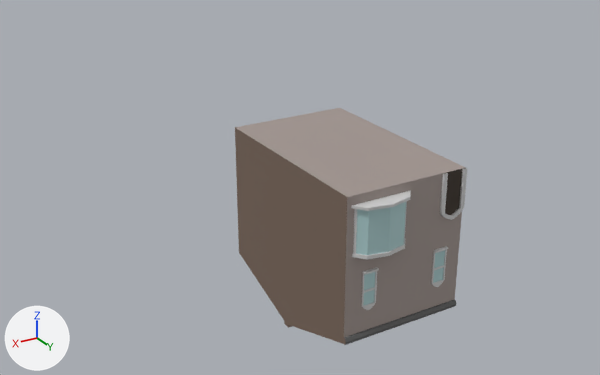
What one commit did to the OBJ model Resources/Townhouse.obj.
Camera for both pictures: a camera (50 mm lens) standing at (5.54, 3.82, 4.52) and looking at (0.44, -4.68, 0.27). Lighting does not change. The marker at lower left points along +X, +Y and +Z. Where no turn or scale is listed for an object, it has been applied to the vertices.

Names of what the first picture shows: 'Townhouse'.
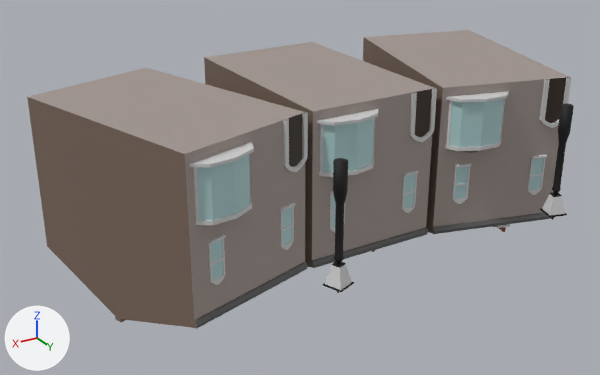
Pixel boxes (x1, y1, x2, y2) of what changed, in the pictures (600 x 375 px; the box of a moved part takes in the faces that stretch with it):
'Townhouse', reshaped (135% wider, 26% taller)
    before: (235, 108, 467, 345)
    after: (27, 30, 574, 329)
part 1 of me_townhouse, moved or reshaped
    before: (235, 108, 466, 345)
    after: (363, 30, 570, 234)
part 2 of me_townhouse, moved or reshaped
    before: (351, 190, 411, 260)
    after: (445, 91, 509, 153)
part 3 of me_townhouse, moved or reshaped
    before: (431, 246, 448, 287)
    after: (528, 155, 547, 195)
part 4 of me_townhouse, moved or reshaped
    before: (440, 168, 467, 220)
    after: (540, 77, 571, 128)
part 5 of me_townhouse, added
    after: (204, 42, 435, 268)
part 6 of me_townhouse, added
    after: (317, 109, 378, 177)
part 7 of me_townhouse, added
    after: (402, 170, 419, 213)
part 8 of me_townhouse, added
    after: (330, 191, 345, 232)
part 9 of me_townhouse, added
    after: (409, 88, 437, 142)
part 10 of me_townhouse, added
    after: (27, 68, 308, 329)
part 11 of me_townhouse, added
    after: (190, 142, 254, 225)
part 12 of me_townhouse, added
    after: (280, 203, 295, 250)
part 13 of me_townhouse, added
    after: (283, 112, 308, 172)
part 14 of me_townhouse, deleted
    before: (362, 267, 379, 310)
part 15 of me_townhouse, deleted (black)
    before: (445, 169, 462, 215)
part 16 of me_townhouse, added (black)
    after: (540, 78, 574, 220)
part 17 of me_townhouse, added
    after: (323, 158, 354, 293)
part 18 of me_townhouse, added (black)
    after: (415, 89, 472, 204)
part 19 of me_townhouse, added
    after: (208, 234, 226, 285)
part 20 of me_townhouse, added (black)
    after: (288, 113, 303, 167)

The change, as a list of edits to the scene's bpy script:
```text
Change me_townhouse:
    remove me_townhouse.from_pydata(...)  # 357 vertices, 633 faces; spans x -1.07..0.67, y -6.05..-3.04, z -1.82..0.72
    add me_townhouse.from_pydata(...)  # 1438 vertices, 2597 faces; spans x -3.34..3.46, y -6.46..-2.09, z -0.88..1.66
    me_townhouse part 1: the loose piece of 24 vertices spanning x -1.07..0.67, y -6.05..-3.22, z -1.74..0.72 is turned -15 degrees about the z axis through its middle, then moved by (-1.93, -0.09, 0.94)
    me_townhouse part 2: the loose piece of 50 vertices spanning x -0.24..0.62, y -3.27..-3.04, z -0.17..0.61 is turned -15 degrees about the z axis through its middle, then moved by (-1.56, -0.24, 0.94)
    me_townhouse part 3: the loose piece of 40 vertices spanning x -0.86..-0.65, y -3.26..-3.22, z -0.86..-0.3 is turned -15 degrees about the z axis through its middle, then moved by (-1.55, 0.01, 0.94)
    me_townhouse part 4: the loose piece of 44 vertices spanning x -1.07..-0.71, y -3.26..-3.23, z 0.08..0.72 is turned -15 degrees about the z axis through its middle, then moved by (-1.55, 0.04, 0.94)
    me_townhouse part 5: the loose piece of 24 vertices spanning x -1.07..0.67, y -6.05..-3.22, z -1.74..0.72 is copied, and the copy is moved by (0.23, -0.4, 0.94); it spans x -0.85..0.91, y -6.46..-3.61, z -0.8..1.66
    me_townhouse part 6: the loose piece of 50 vertices spanning x -0.24..0.62, y -3.27..-3.04, z -0.17..0.61 is copied, and the copy is moved by (0.22, -0.39, 0.94); it spans x -0.01..0.84, y -3.66..-3.43, z 0.77..1.54
    me_townhouse part 7: the loose piece of 40 vertices spanning x -0.86..-0.65, y -3.26..-3.22, z -0.86..-0.3 is copied, and the copy is moved by (0.22, -0.4, 0.94); it spans x -0.64..-0.43, y -3.66..-3.62, z 0.08..0.64
    me_townhouse part 8: the loose piece of 40 vertices spanning x -0.86..-0.65, y -3.26..-3.22, z -0.86..-0.3 is copied, and the copy is moved by (1.3, -0.39, 0.94); it spans x 0.44..0.65, y -3.66..-3.61, z 0.08..0.64
    me_townhouse part 9: the loose piece of 44 vertices spanning x -1.07..-0.71, y -3.26..-3.23, z 0.08..0.72 is copied, and the copy is moved by (0.22, -0.4, 0.94); it spans x -0.85..-0.49, y -3.66..-3.63, z 1.01..1.66
    me_townhouse part 10: the loose piece of 24 vertices spanning x -1.07..0.67, y -6.05..-3.22, z -1.74..0.72 is copied, and the copy is turned 17 degrees about the z axis through its middle, then moved by (2.41, -0.1, 0.94); it spans x 0.96..3.46, y -6.34..-3.12, z -0.8..1.66
    me_townhouse part 11: the loose piece of 50 vertices spanning x -0.24..0.62, y -3.27..-3.04, z -0.17..0.61 is copied, and the copy is turned 17 degrees about the z axis through its middle, then moved by (1.96, -0.05, 0.94); it spans x 1.78..2.6, y -3.43..-3.06, z 0.77..1.54
    me_townhouse part 12: the loose piece of 40 vertices spanning x -0.86..-0.65, y -3.26..-3.22, z -0.86..-0.3 is copied, and the copy is turned 17 degrees about the z axis through its middle, then moved by (2.03, -0.32, 0.94); it spans x 1.17..1.38, y -3.61..-3.51, z 0.08..0.64
    me_townhouse part 13: the loose piece of 44 vertices spanning x -1.07..-0.71, y -3.26..-3.23, z 0.08..0.72 is copied, and the copy is turned 17 degrees about the z axis through its middle, then moved by (2.04, -0.36, 0.94); it spans x 0.97..1.33, y -3.67..-3.53, z 1.01..1.66
    me_townhouse part 14: the loose piece of 41 vertices spanning x 0.22..0.42, y -3.26..-3.22, z -0.86..-0.3 is deleted
    me_townhouse part 15: the loose piece of 12 vertices spanning x -1.02..-0.77, y -3.26..-3.25, z 0.12..0.72 is deleted
    me_townhouse part 16: 197 vertices added at x -2.57..-1.55, y -3.26..-2.22, z 0.22..1.66
    me_townhouse part 17: 185 vertices added at x 1.31..1.6, y -2.39..-2.09, z 0.22..1.66
    me_townhouse part 18: 52 vertices added at x -1.37..-0.54, y -3.67..-3.47, z 0.08..1.66
    me_townhouse part 19: 40 vertices added at x 2.2..2.41, y -3.3..-3.19, z 0.08..0.64
    me_townhouse part 20: 12 vertices added at x 1.03..1.27, y -3.66..-3.57, z 1.06..1.66
    add me_townhouse.materials.append(mat_lamp)  # black #000000
    add me_townhouse.materials.append(mat_lampglass)  # light grey #d1d1d1
```
